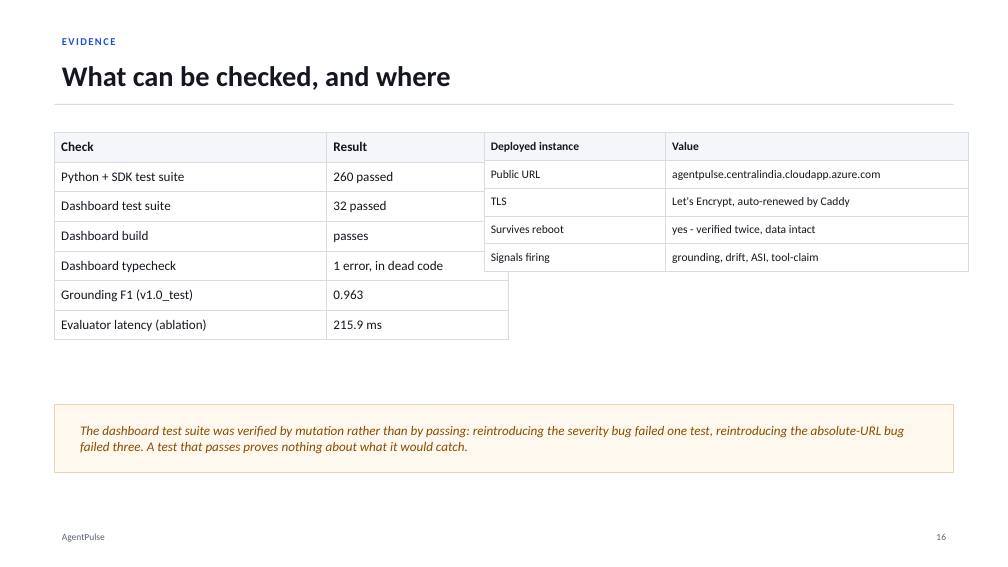
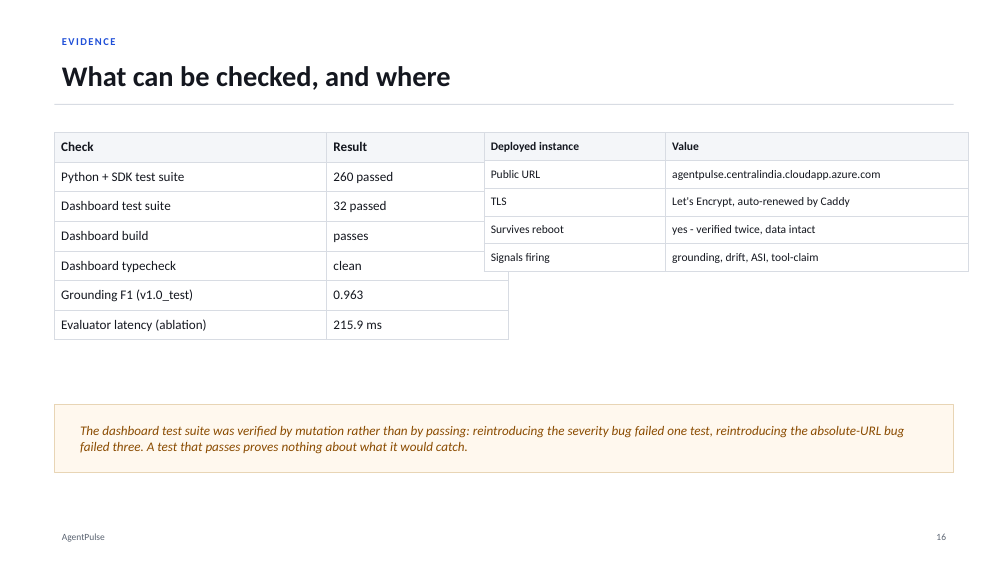
Before and after one commit to Soum-Code/agentpulse, a slide deck: slide 17 of presentation/AgentPulse_Project_Deck.pptx. Drawn at 1008x567 pixels with LibreOffice and Linux fonts; fonts in the diff are those of the drawing. Boxes give left, top, right and bottom in pixels: in the first picture for what was removed or moved away, otherwise in the second. Text is boxed around its words. In the diff, an @@ line names an element or a change of style, - is before the commit and + after.

```diff
--- a/presentation/AgentPulse_Project_Deck.pptx
+++ b/presentation/AgentPulse_Project_Deck.pptx
@@ table at [54, 132, 508, 335] @@
-row 5, column 2: 1 error, in dead code
+row 5, column 2: clean
```
Also in this commit, not shown: 1 other slide changed, 1 other file.
